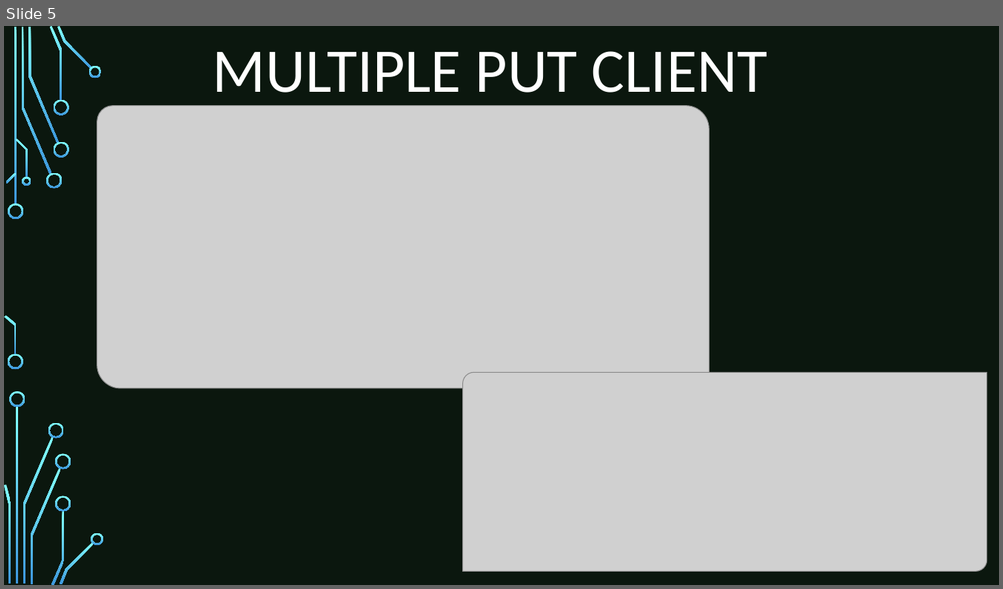
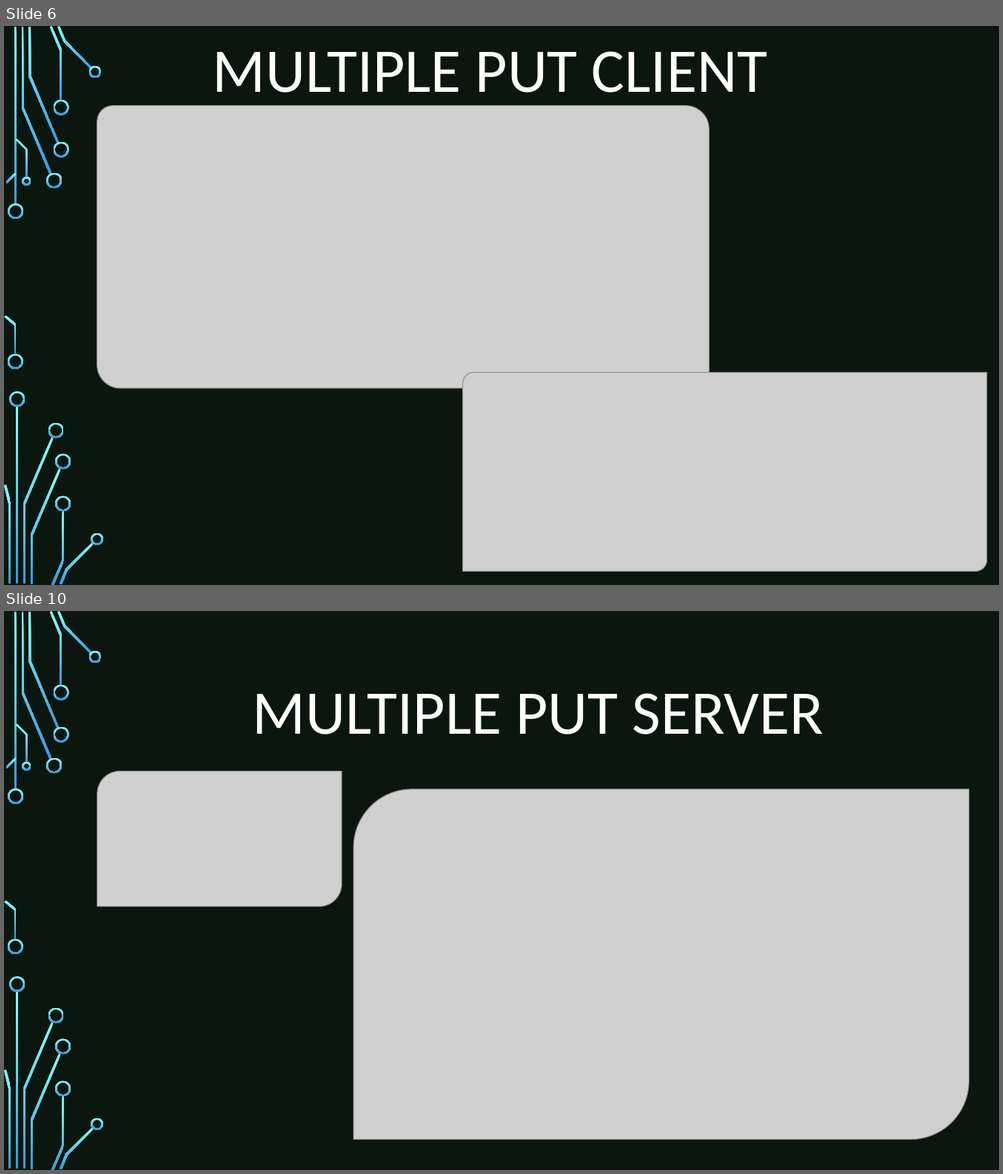
Before and after one commit to FlippaFloppa/Reti-di-Calcolatori-gruppo-Lore, a slide deck: Esercitazione_2/esercitazione2.pptx. Shown one above the other, each under a label of ours: slide 5 before the commit, slides 6 and 10 after it; the slides between them are not shown. The pictures are 1003x589 and 1003x1174 pixels, drawn with LibreOffice and Linux fonts; fonts in the diff are those of the drawing; grey boxes stand for pictures; background and template pictures are left out. Boxes give left, top, right and bottom in pixels: in the first picture for what was removed or moved away, otherwise in the second. Text is boxed around its words. In the diff, an @@ line names an element or a change of style, - is before the commit and + after.

```diff
--- a/Esercitazione_2/esercitazione2.pptx
+++ b/Esercitazione_2/esercitazione2.pptx
@@ slide 10 added at (4,611,999,1170), background picture (left out); not listed: 17 template elements that a slide beside it also shows @@
@@ rectangle added at (4,611,999,1170), fill #0B170E @@
@@ title added at (253,693,822,735), 60 pt, text #FFFFFF @@
+MULTIPLE PUT SERVER
@@ picture added at (97,772,342,907) @@
@@ picture added at (353,789,969,1140) @@
@@ group added at (4,611,103,1170): 24 freeform shapes, 2 rectangles @@
@@ what was slide 5 is now slide 6 @@
```
Also in this commit, not shown: 4 slides changed, 3 other slides added, 2 slides removed.
